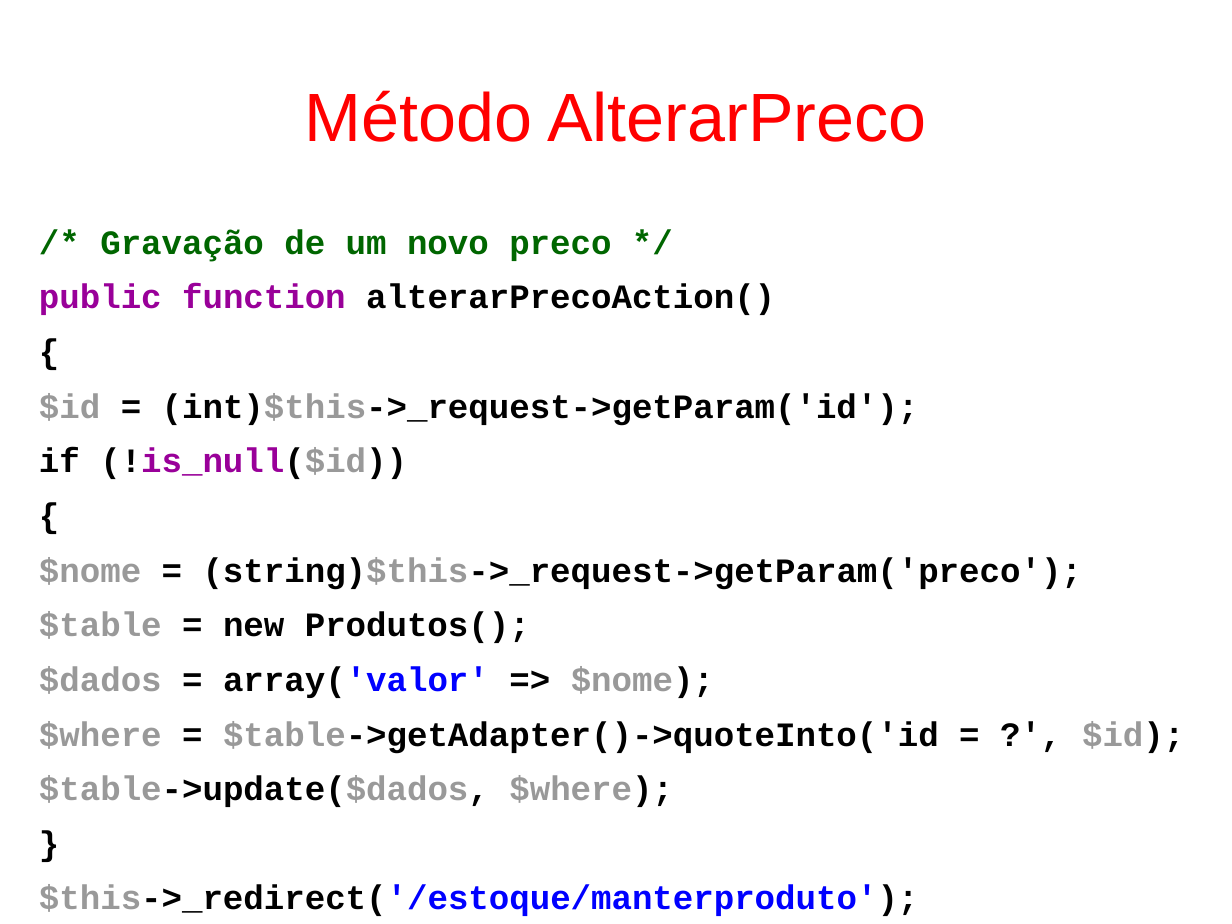
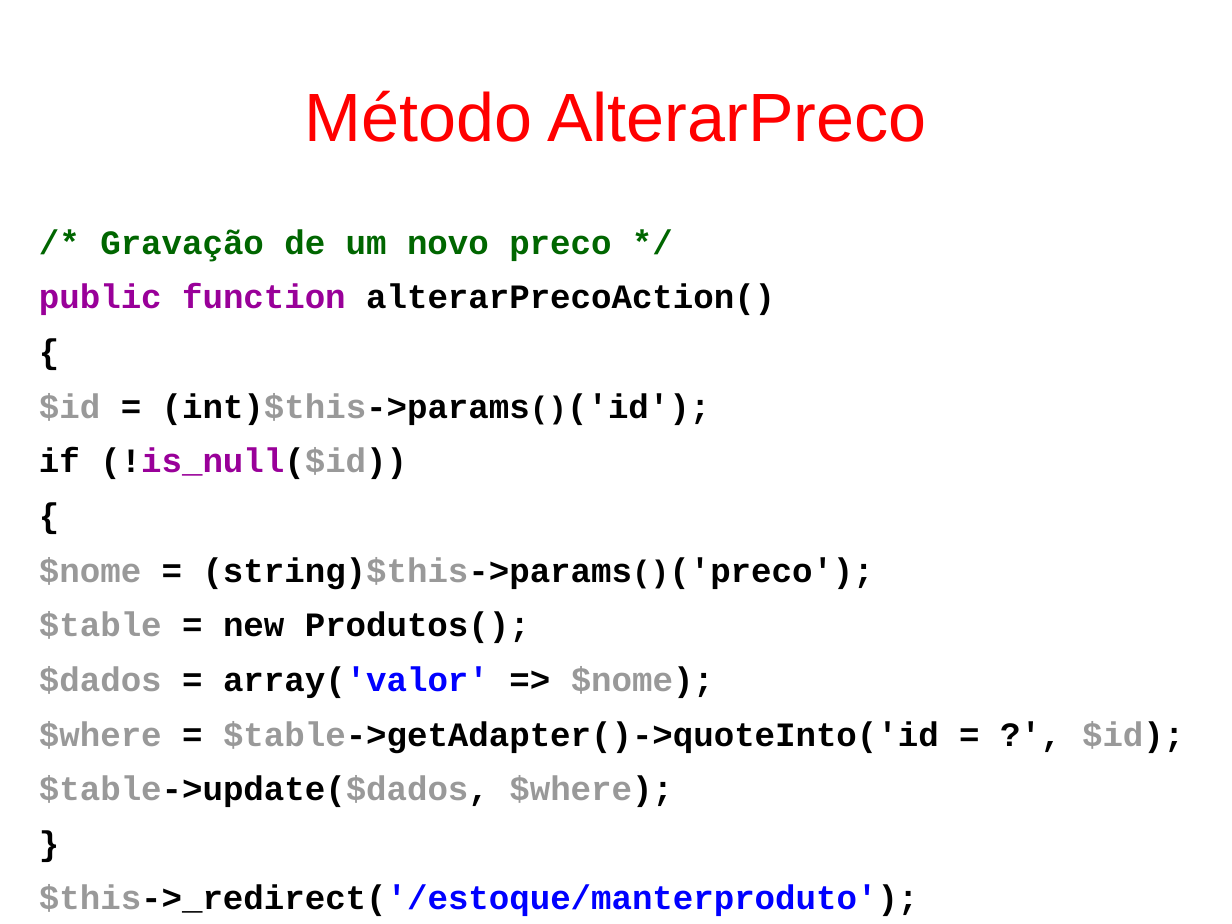
Before and after one commit to fgsl/lojasacme, a slide deck: slide 165 of docs/tutorial.odp. Drawn at 1232x924 pixels with LibreOffice and Linux fonts; fonts in the diff are those of the drawing. Boxes give left, top, right and bottom in pixels: in the first picture for what was removed or moved away, otherwise in the second. Text is boxed around its words. In the diff, an @@ line names an element or a change of style, - is before the commit and + after.

```diff
--- a/docs/tutorial.odp
+++ b/docs/tutorial.odp
@@ text at <box>39,393,710,425</box>: text changed @@
-$id = (int)$this->_request->getParam('id');
+$id = (int)$this->params()('id');
@@ text at <box>39,557,874,590</box>: text changed @@
-$nome = (string)$this->_request->getParam('preco');
+$nome = (string)$this->params()('preco');
```
Also in this commit, not shown: 34 other slides changed, 1 other file.
